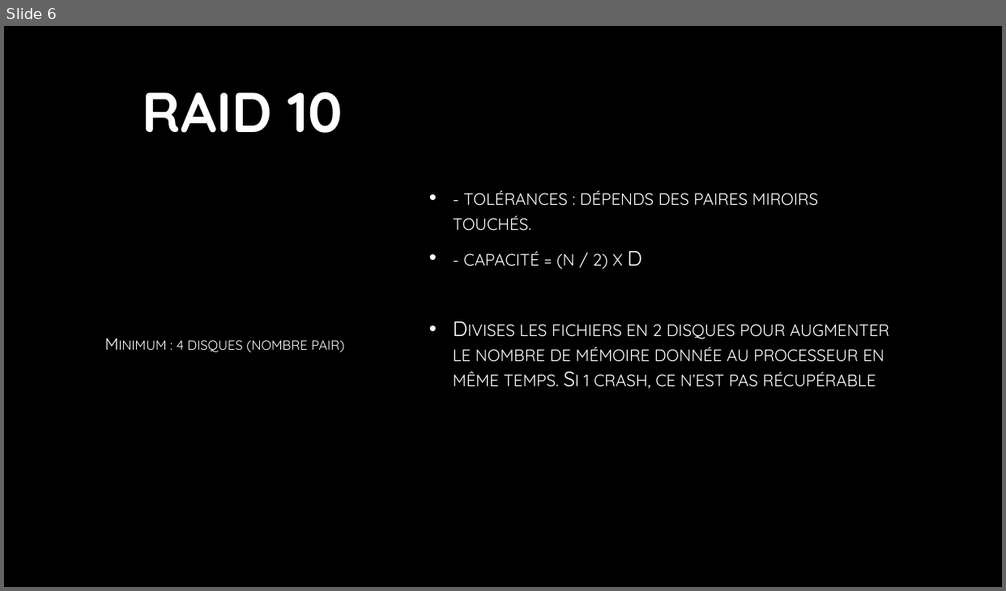
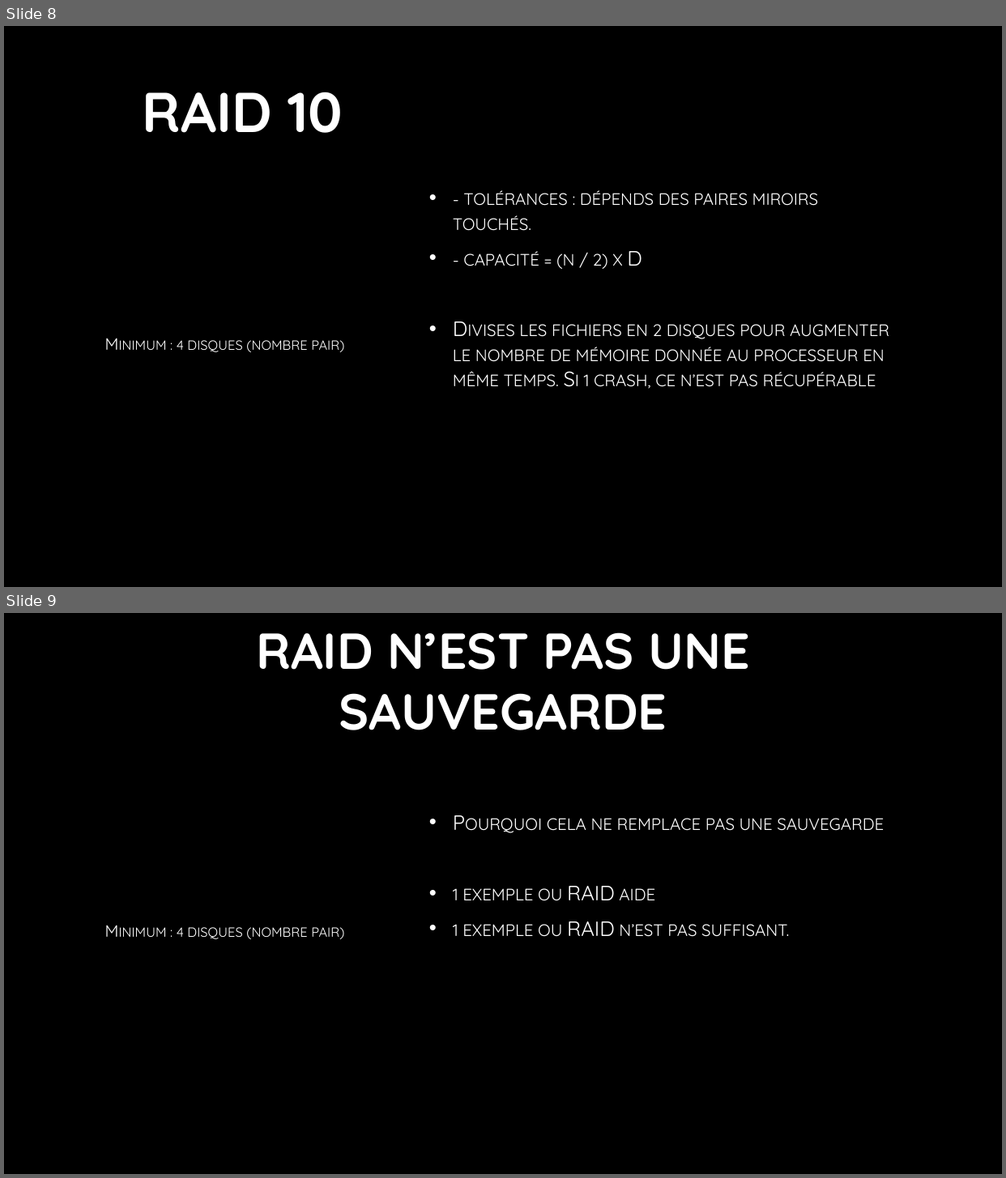
Before and after one commit to L0uigi/Cegep-2026-27, a slide deck: Outils et Materiels/Cartes éclair sur le RAID.pptx. Shown one above the other, each under a label of ours: slide 6 before the commit, slides 8 and 9 after it. The pictures are 1006x591 and 1006x1178 pixels, drawn with LibreOffice and Linux fonts; fonts in the diff are those of the drawing; background and template pictures are left out. Boxes give left, top, right and bottom in pixels: in the first picture for what was removed or moved away, otherwise in the second. Text is boxed around its words. In the diff, an @@ line names an element or a change of style, - is before the commit and + after.

```diff
--- a/Outils et Materiels/Cartes éclair sur le RAID.pptx
+++ b/Outils et Materiels/Cartes éclair sur le RAID.pptx
@@ slide 9 added at bbox=[4, 613, 1002, 1174], background picture (left out) @@
@@ title added at bbox=[256, 632, 750, 730], 48.6 pt, text gradient #FFFFFF to #A6A6A6, bold @@
+RAID N’EST PAS UNE SAUVEGARDE
@@ text added at bbox=[453, 818, 884, 937], 20 pt, text gradient #FFFFFF to #BFBFBF, small capitals @@
+• Pourquoi cela ne remplace pas une sauvegarde
+• 1 exemple ou RAID aide
+• 1 exemple ou RAID n’est pas suffisant.
@@ text added at bbox=[177, 927, 344, 939], 16 pt, text gradient #FFFFFF to #BFBFBF, small capitals @@
+Minimum : 4 disques (nombre pair)
@@ what was slide 6 is now slide 8 @@
```
Also in this commit, not shown: 1 slide changed, 3 other slides added, 1 slide removed.
